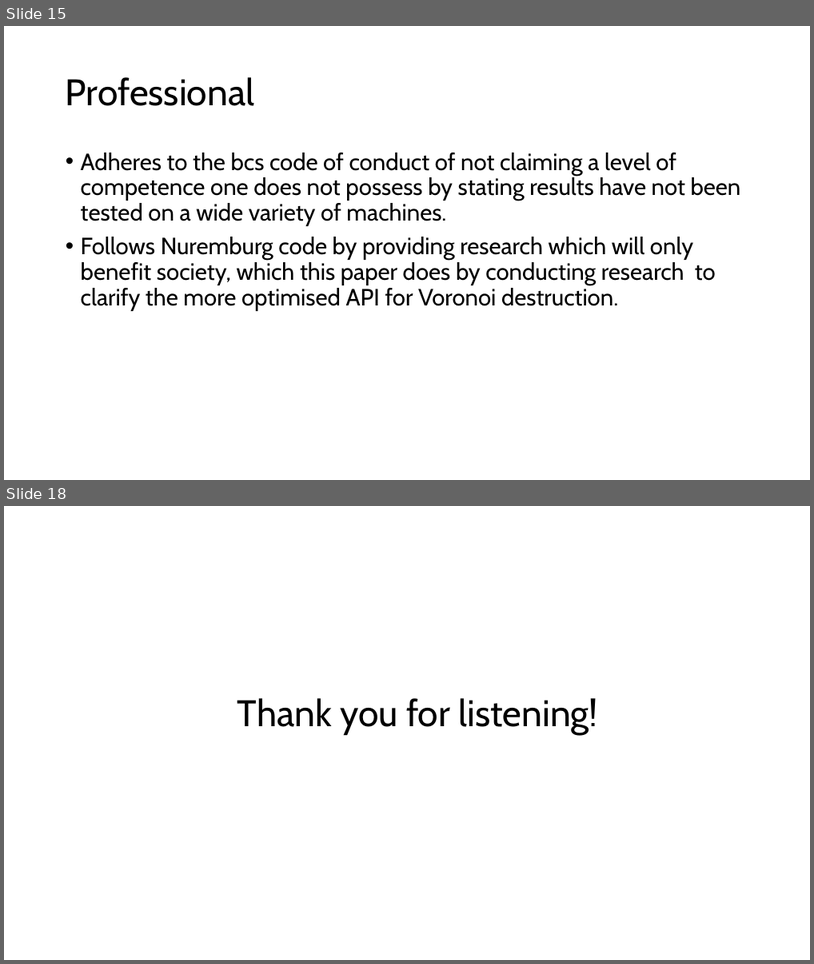
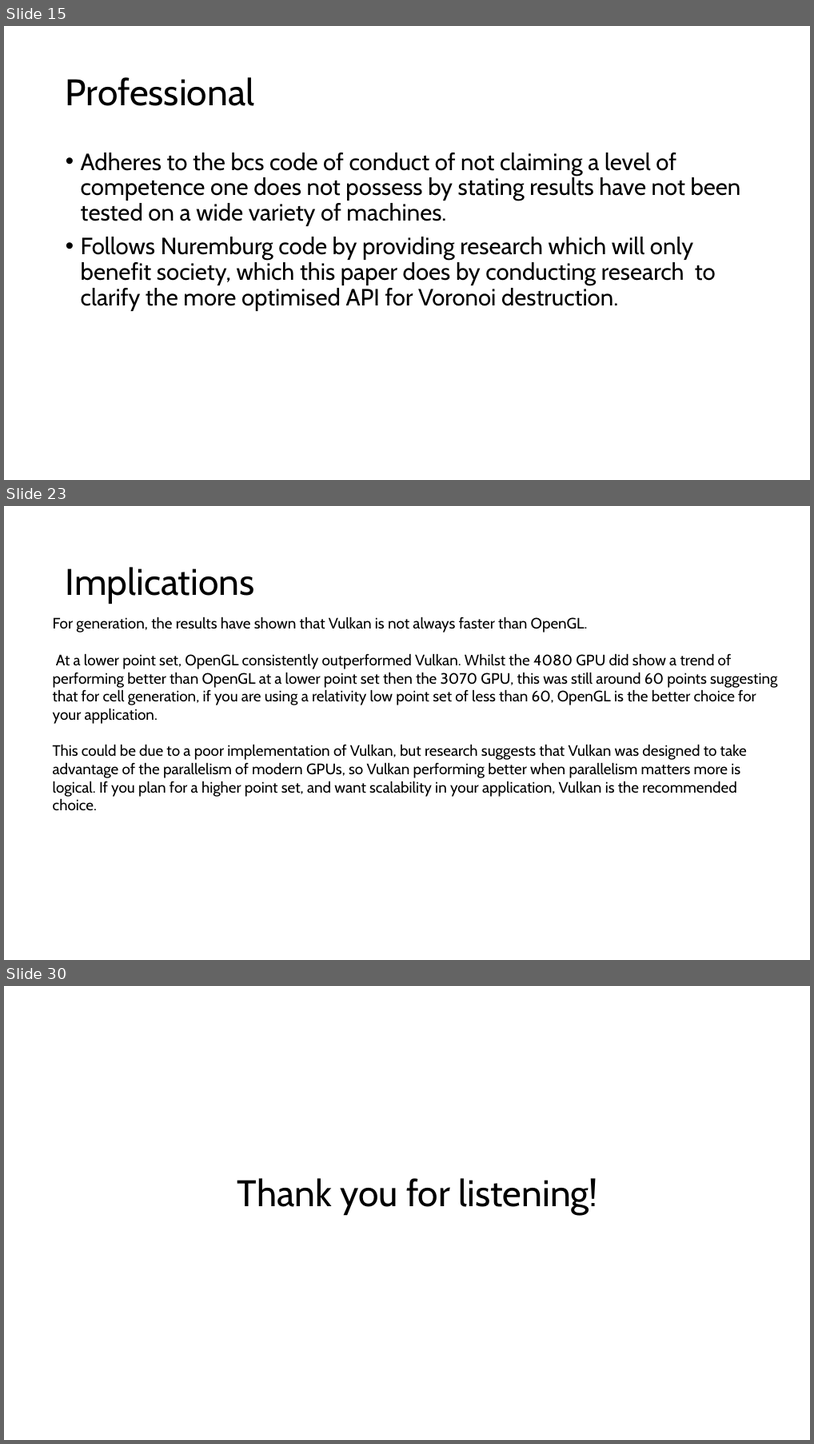
Before and after one commit to SamLGameDev/SamsEngine, a slide deck: Disertation/Proposal Presentation.pptx. Shown one above the other, each under a label of ours: slides 15 and 18 before the commit, slides 15, 23 and 30 after it; the slides between them are not shown. The pictures are 814x964 and 814x1444 pixels, drawn with LibreOffice and Linux fonts; fonts in the diff are those of the drawing. Boxes give left, top, right and bottom in pixels: in the first picture for what was removed or moved away, otherwise in the second. Text is boxed around its words. In the diff, an @@ line names an element or a change of style, - is before the commit and + after.

```diff
--- a/Disertation/Proposal Presentation.pptx
+++ b/Disertation/Proposal Presentation.pptx
@@ slide 23 added at (x1=4, y1=506, x2=810, y2=960), background #FFFFFF @@
@@ title added at (x1=66, y1=567, x2=255, y2=604), 44 pt, text #000000 @@
+Implications
@@ text added at (x1=53, y1=616, x2=778, y2=810), 18 pt, text #000000 @@
+For generation, the results have shown that Vulkan is not always faster than OpenGL.
+At a lower point set, OpenGL consistently outperformed Vulkan. Whilst the 4080 GPU did show a trend of performing better than OpenGL at a lower point set then the 3070 GPU, this was still around 60 points suggesting that for cell generation, if you are using a relativity low point set of less than 60, OpenGL is the better choice for your application.
+This could be due to a poor implementation of Vulkan, but research suggests that Vulkan was designed to take advantage of the parallelism of modern GPUs, so Vulkan performing better when parallelism matters more is logical. If you plan for a higher point set, and want scalability in your application, Vulkan is the recommended choice.
@@ what was slide 18 is now slide 30 @@
```
Also in this commit, not shown: 9 slides changed, 14 other slides added, 3 slides removed, 1 other file.
